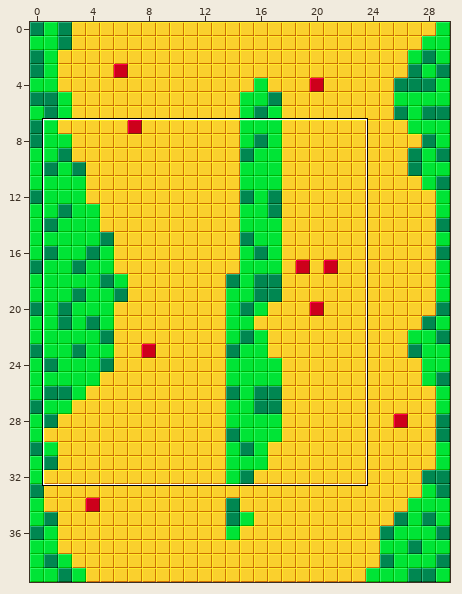
Tiled map (JSON) -- maps/map0.json. Above: a wide view before the commit, with the close-up outlined.
Close-up. Before the commit:
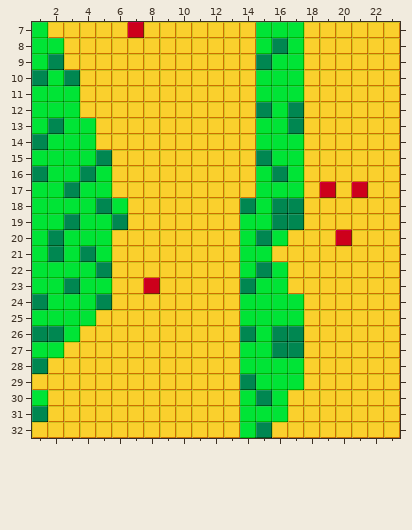
Cells are 16x16 px. Shown: x 1..23, y 7..32.
After:
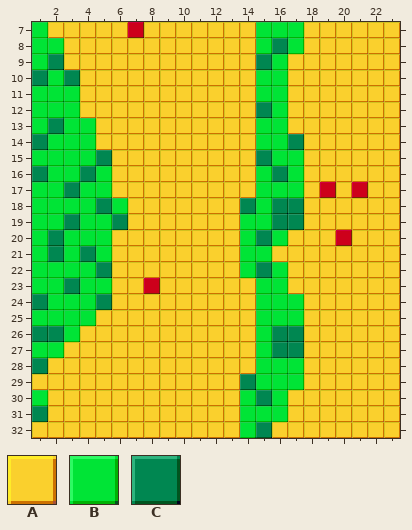
Key: from "tileset": A 0 "T0", B 65 "T30", C 66 "T31".
_ is an empty cell.
What changed:
Layer "Capa de patrones 1":
y 9..11: x 17 B -> A
y 12..13: x 17 C -> A
y 14: x 17 B -> C
y 23: x 14 C -> A
y 24..25: x 14 B -> A
y 26: x 14 C -> A
y 27..28: x 14 B -> A
Boxes around the changes in both close-ups, in picture pixels (x1, y1, x2, y2):
changed: (288, 54, 304, 150)
changed: (240, 278, 256, 374)
